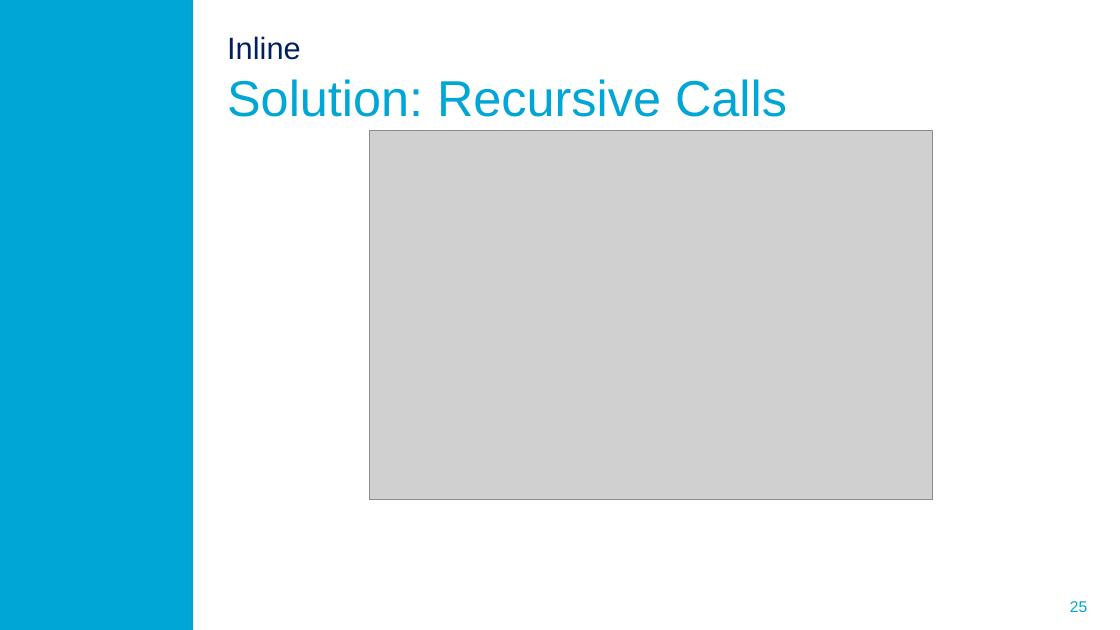
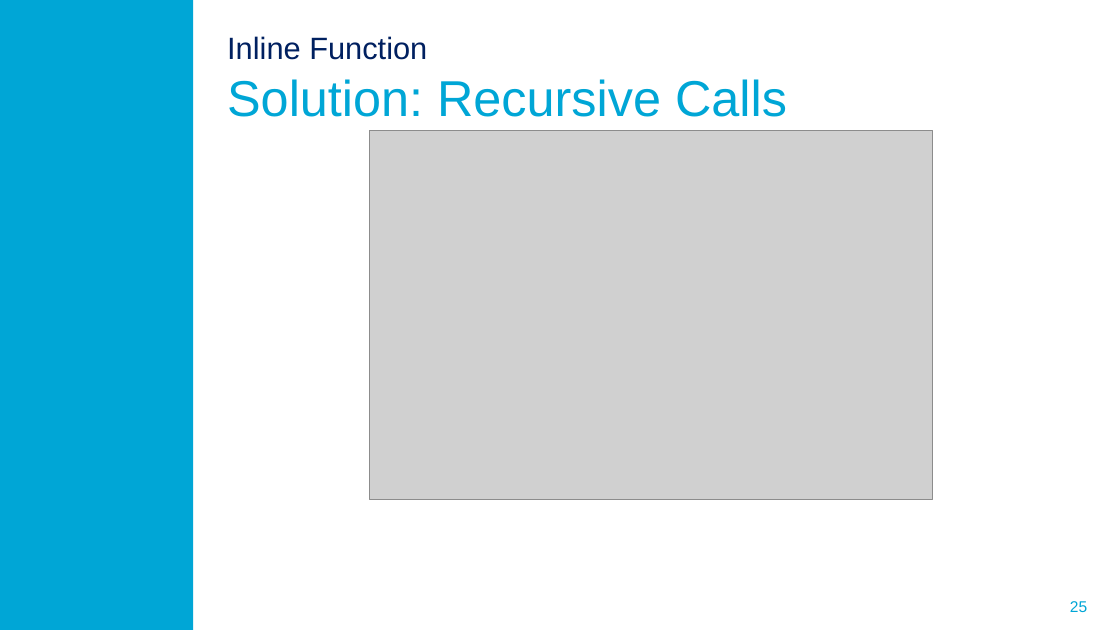
Before and after one commit to ProMisDev/metaborg-tiger, a slide deck: slide 25 of presentation/Misteli_Refactoring_in_Spoofax.pptx. Drawn at 1120x630 pixels with LibreOffice and Linux fonts; fonts in the diff are those of the drawing; grey boxes stand for pictures; background and template pictures are left out. Boxes give left, top, right and bottom in pixels: in the first picture for what was removed or moved away, otherwise in the second. Text is boxed around its words. In the diff, an @@ line names an element or a change of style, - is before the commit and + after.

```diff
--- a/presentation/Misteli_Refactoring_in_Spoofax.pptx
+++ b/presentation/Misteli_Refactoring_in_Spoofax.pptx
@@ title at [227,36,787,117]: text changed @@
-Inline
-Solution: Recursive Calls
+Inline Function
+Solution: Recursive Calls
```
Also in this commit, not shown: 6 other slides changed, 11 slides added.
